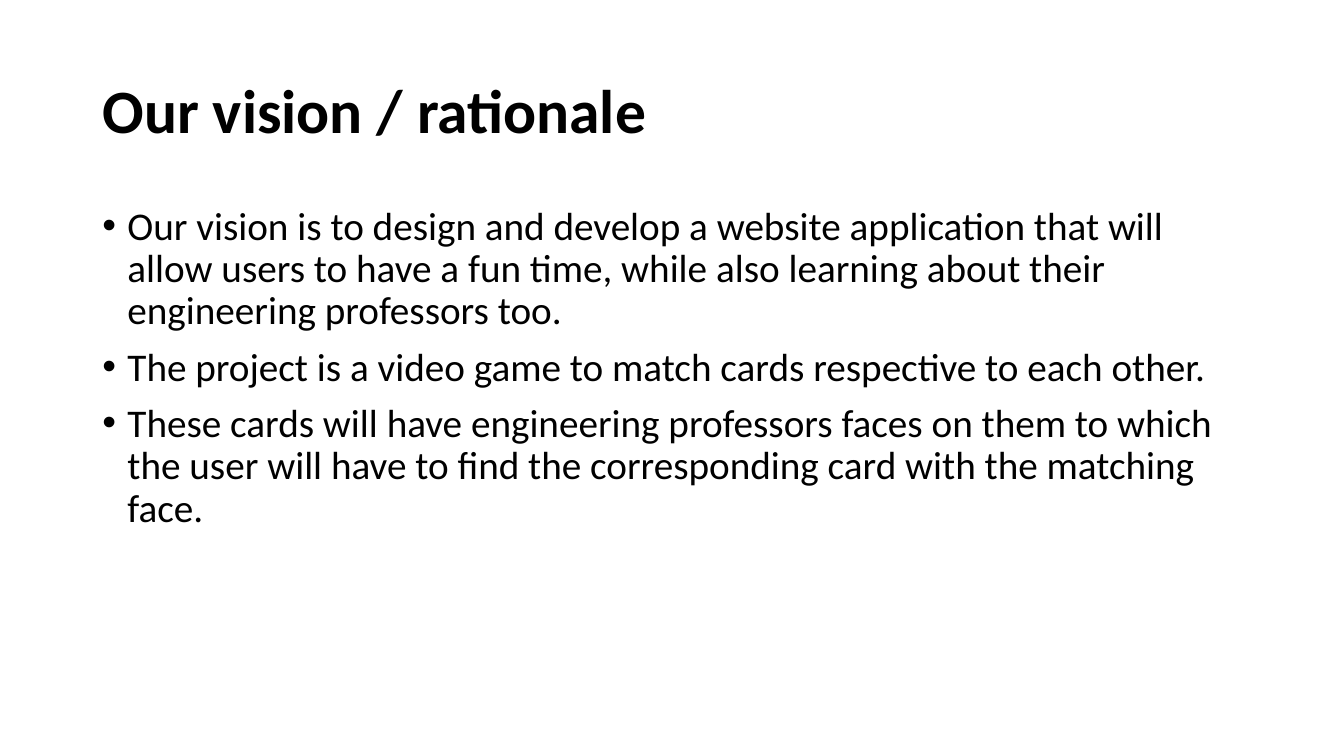
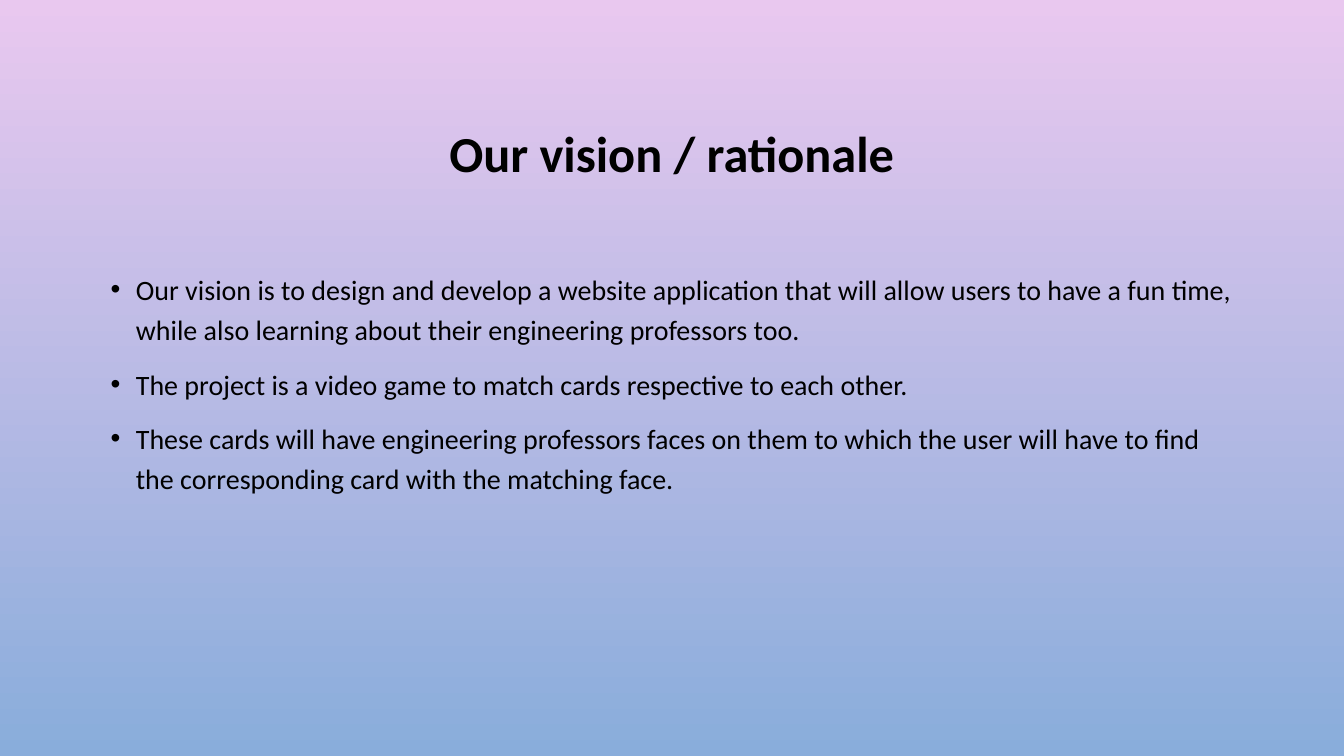
Before and after one commit to Jacobchapman99/ENSE-374-Group07-Project, a slide deck: slide 2 of Milestone 2/Milestone 2.ppt. Drawn at 1344x756 pixels with LibreOffice and Linux fonts; fonts in the diff are those of the drawing; background and template pictures are left out. Boxes give left, top, right and bottom in pixels: in the first picture for what was removed or moved away, otherwise in the second. Text is boxed around its words. In the diff, an @@ line names an element or a change of style, - is before the commit and + after.

```diff
--- a/Milestone 2/Milestone 2.ppt
+++ b/Milestone 2/Milestone 2.ppt
@@ background #FFFFFF to picture (left out) @@
@@ title "Our vision / rationale": place and size @@
-title "Our vision / rationale" at [102, 89, 646, 134]
+title "Our vision / rationale" at [449, 136, 894, 173]
@@ title "Our vision / rationale" at [449, 136, 894, 173]: size 44 to 36 pt; alignment left to centre @@
@@ text "Our vision is to design ...": place and size @@
-text "Our vision is to design ..." at [127, 212, 1212, 523]
+text "Our vision is to design ..." at [136, 280, 1231, 494]
@@ text "Our vision is to design ..." at [136, 280, 1231, 494]: size 28 to 20 pt; line spacing 0.9 to 1.2 @@
```
Also in this commit, not shown: 16 other slides changed.
